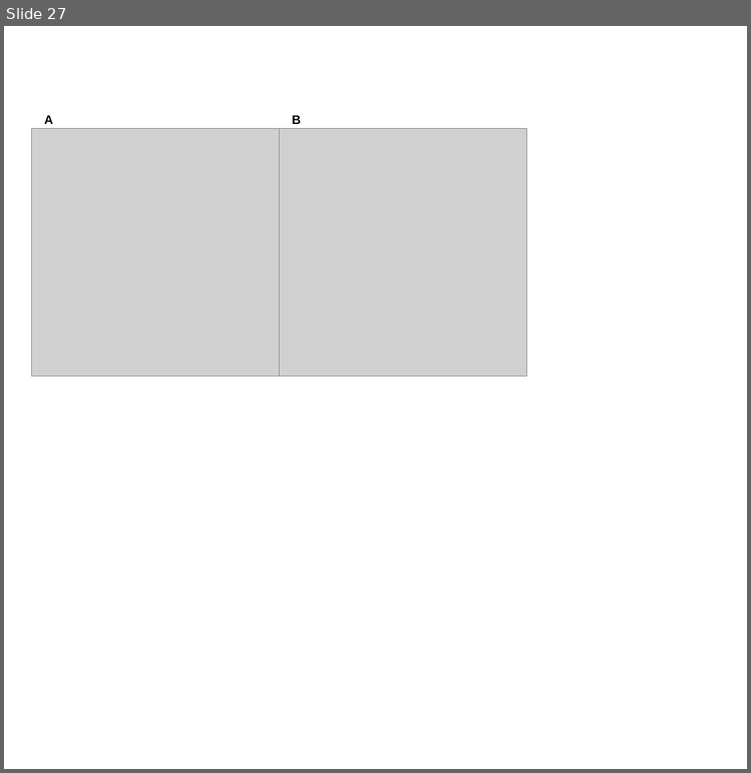
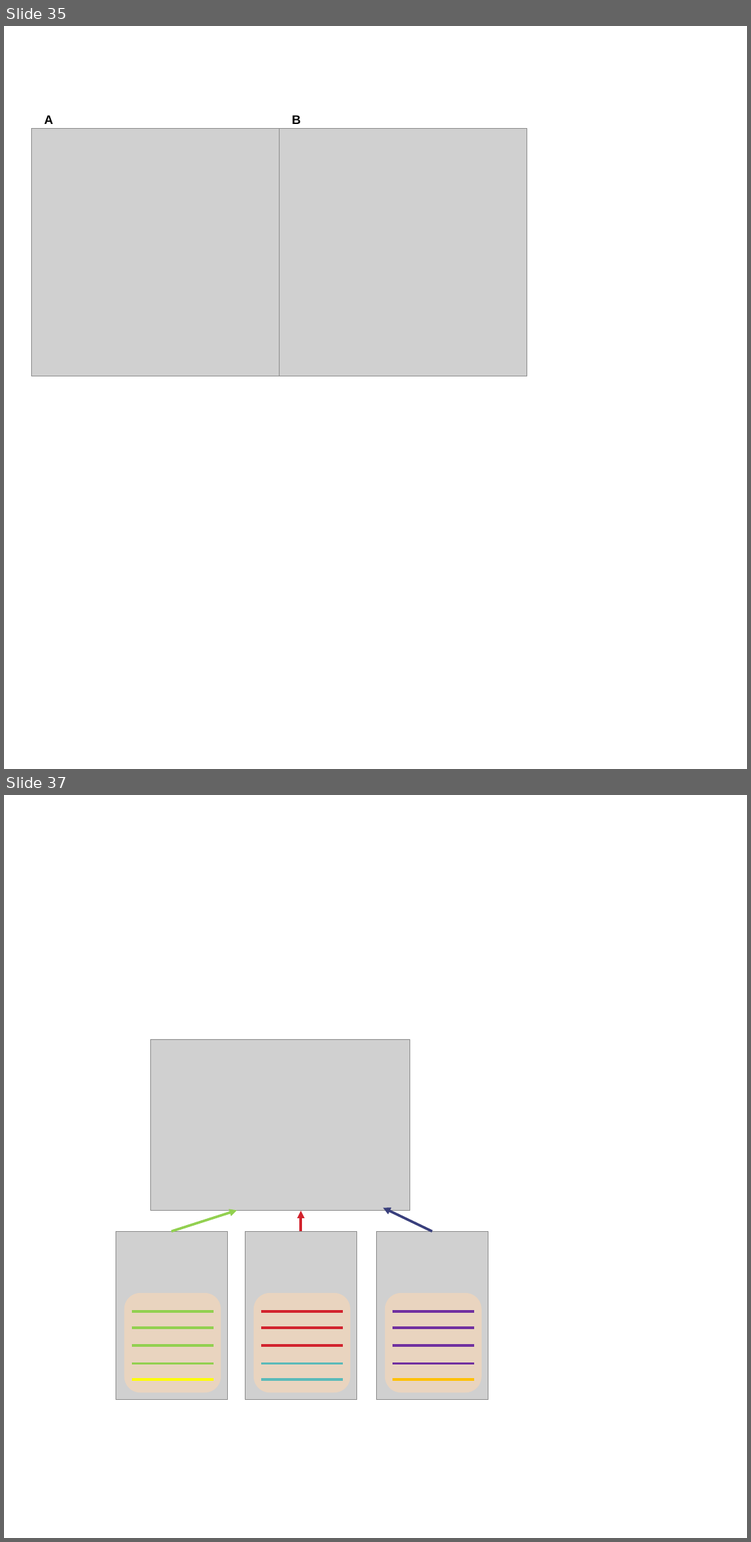
Before and after one commit to jon-mah/demo_for_ccgb, a slide deck: Summary/figures.pptx. Shown one above the other, each under a label of ours: slide 27 before the commit, slides 35 and 37 after it; the slides between them are not shown. The pictures are 751x773 and 751x1542 pixels, drawn with LibreOffice and Linux fonts; fonts in the diff are those of the drawing; grey boxes stand for pictures. Boxes give left, top, right and bottom in pixels: in the first picture for what was removed or moved away, otherwise in the second. Text is boxed around its words. In the diff, an @@ line names an element or a change of style, - is before the commit and + after.

```diff
--- a/Summary/figures.pptx
+++ b/Summary/figures.pptx
@@ slide 37 added at [4,795,747,1538], background #FFFFFF @@
@@ picture added at [150,1039,410,1210] @@
@@ arrow added from (171, 1231) to (237, 1210), #92D050 6 pt @@
@@ arrow added from (300, 1231) to (300, 1210), #D2232E 6 pt @@
@@ arrow added from (432, 1231) to (383, 1208), #393F7C 6 pt @@
@@ picture added at [116,1231,227,1399] @@
@@ picture added at [245,1231,356,1399] @@
@@ picture added at [376,1231,488,1399] @@
@@ rounded rectangle added at [124,1293,221,1392], fill #E9D4BF @@
@@ rounded rectangle added at [254,1293,350,1392], fill #E9D4BF @@
@@ rounded rectangle added at [385,1293,481,1392], fill #E9D4BF @@
@@ line added from (131, 1311) to (213, 1311), #92D050 6 pt @@
@@ line added from (261, 1311) to (343, 1311), #D2232E 6 pt @@
@@ line added from (392, 1311) to (474, 1311), #7030A0 6 pt @@
@@ line added from (131, 1327) to (213, 1327), #92D050 6 pt @@
@@ line added from (131, 1345) to (213, 1345), #92D050 6 pt @@
@@ line added from (261, 1327) to (343, 1327), #D2232E 6 pt @@
@@ line added from (261, 1345) to (343, 1345), #D2232E 6 pt @@
@@ line added from (392, 1327) to (474, 1327), #7030A0 6 pt @@
@@ line added from (392, 1345) to (474, 1345), #7030A0 6 pt @@
@@ line added from (131, 1363) to (213, 1363), #92D050 6 pt @@
@@ line added from (261, 1363) to (343, 1363), #5ABAB9 6 pt @@
@@ line added from (392, 1363) to (474, 1363), #7030A0 6 pt @@
@@ line added from (131, 1379) to (213, 1379), #FFFF00 6 pt @@
@@ line added from (261, 1379) to (343, 1379), #5ABAB9 6 pt @@
@@ line added from (392, 1379) to (474, 1379), #FFC000 6 pt @@
@@ what was slide 27 is now slide 35 @@
```
Also in this commit, not shown: 3 slides changed, 20 other slides added, 7 slides removed, 8 other files.
